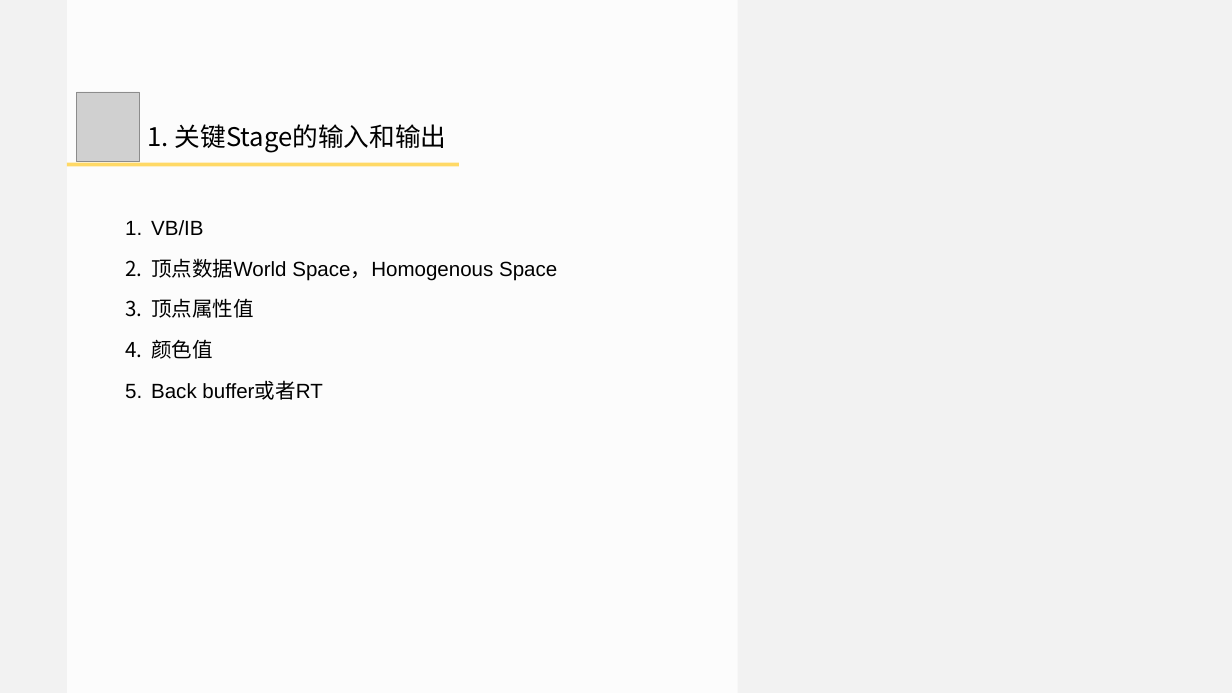
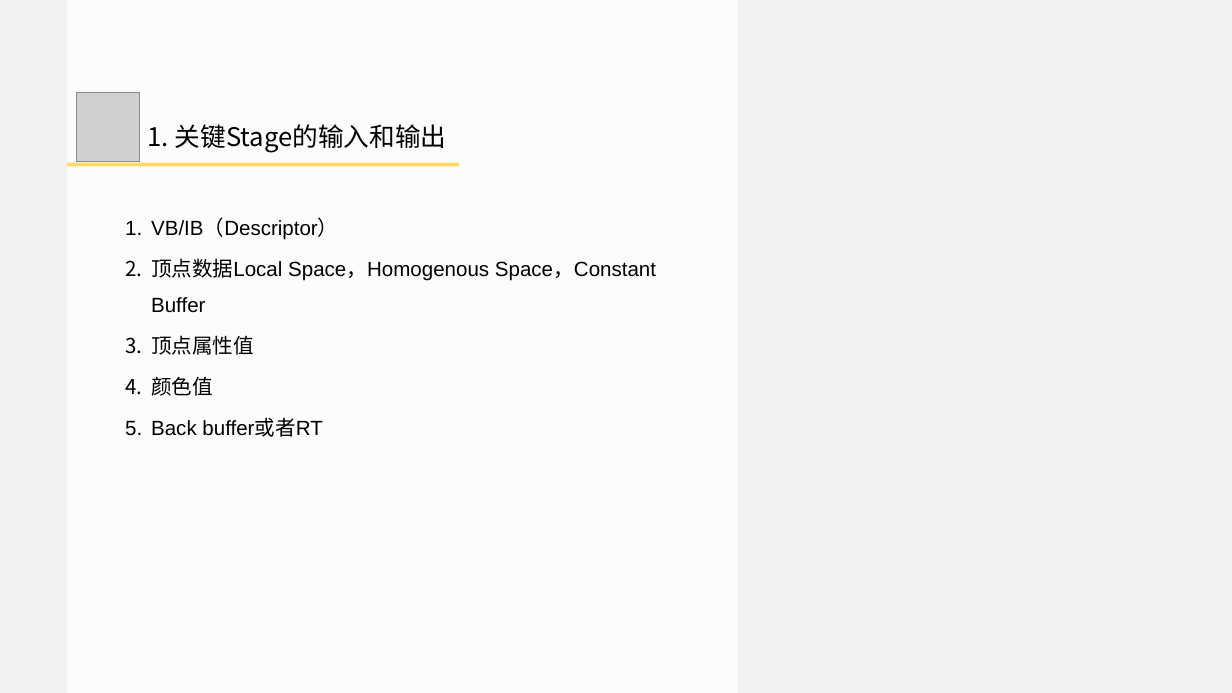
Before and after one commit to doomlover/KSGameEngineTutorials, a slide deck: slide 20 of PPTs/03.深入DX12绘制一.pptx (slide 15 before the commit). Drawn at 1232x693 pixels with LibreOffice and Linux fonts; fonts in the diff are those of the drawing; grey boxes stand for pictures. Boxes give left, top, right and bottom in pixels: in the first picture for what was removed or moved away, otherwise in the second. Text is boxed around its words. In the diff, an @@ line names an element or a change of style, - is before the commit and + after.

```diff
--- a/PPTs/03.深入DX12绘制一.pptx
+++ b/PPTs/03.深入DX12绘制一.pptx
@@ text at [151,219,656,313]: text changed @@
-1. VB/IB
-2. 顶点数据World Space，Homogenous Space
+1. VB/IB（Descriptor）
+2. 顶点数据Local Space，Homogenous Space，Constant Buffer
```
Also in this commit, not shown: 16 other slides changed, 5 slides added, 1 slide removed, 1 other file.
